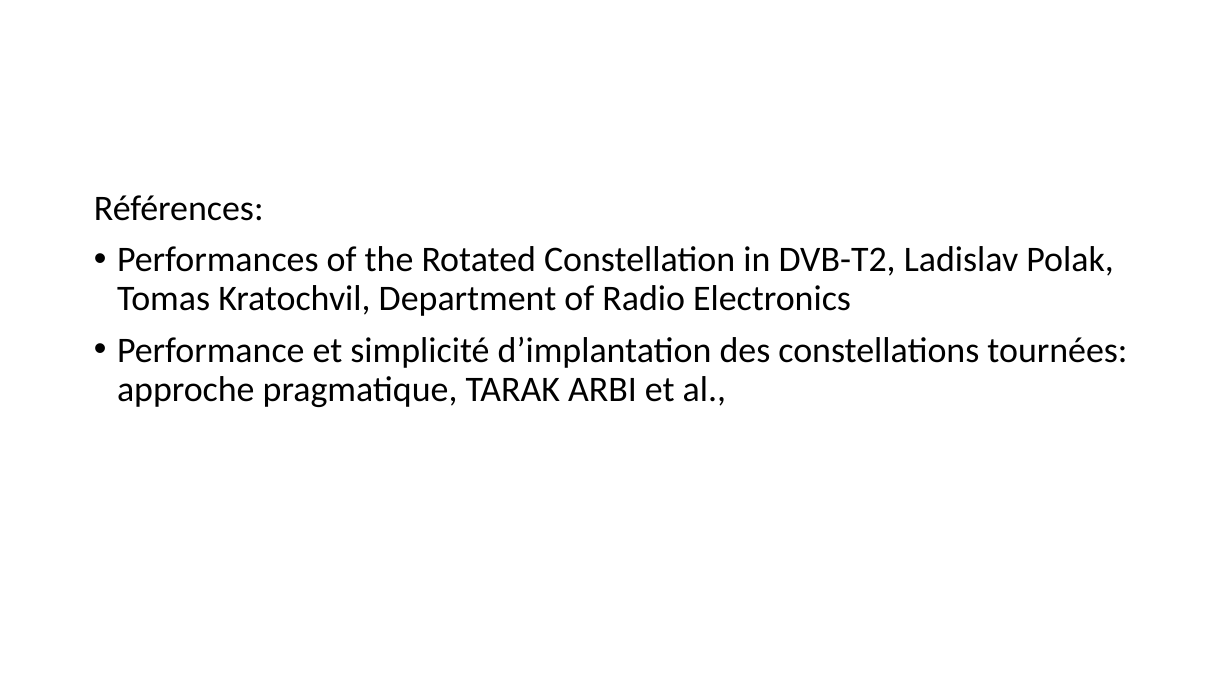
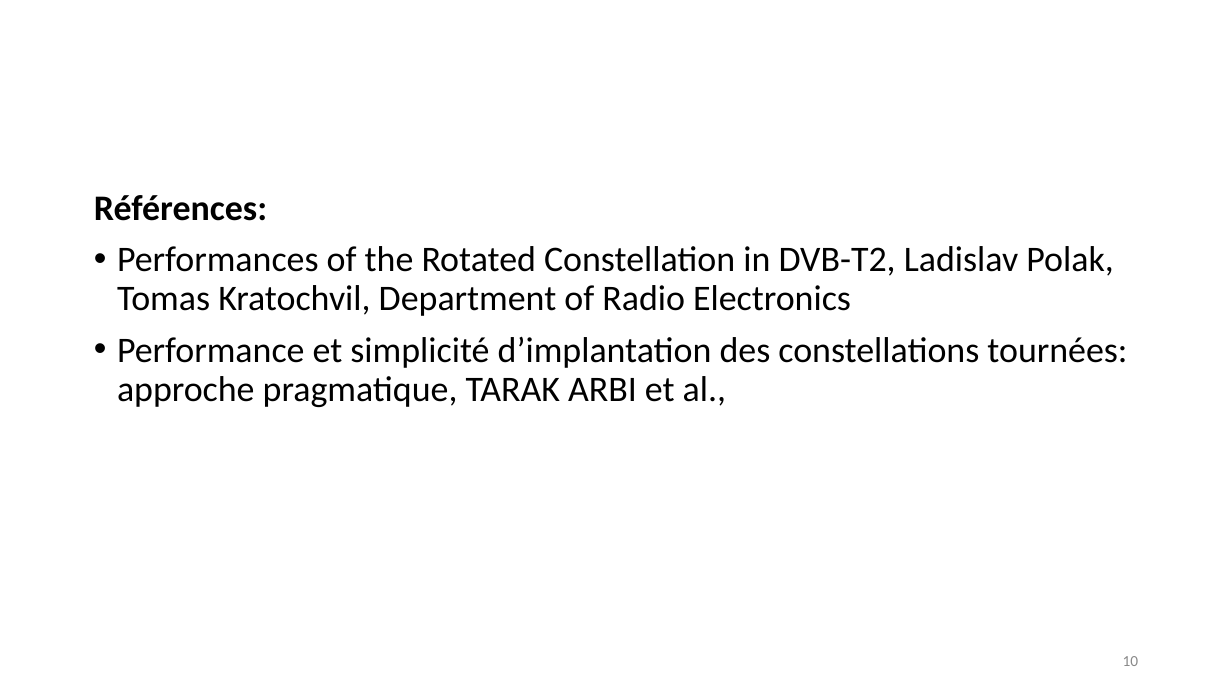
Before and after one commit to AKAKPO-Aschareel/MonMemoire, a slide deck: slide 10 of rotation_constellation.odp (slide 9 before the commit). Drawn at 1232x693 pixels with LibreOffice and Linux fonts; fonts in the diff are those of the drawing. Boxes give left, top, right and bottom in pixels: in the first picture for what was removed or moved away, otherwise in the second. Text is boxed around its words. In the diff, an @@ line names an element or a change of style, - is before the commit and + after.

```diff
--- a/rotation_constellation.odp
+++ b/rotation_constellation.odp
@@ text at box(94, 195, 267, 221): bold on in "Références:" @@
@@ page number added at box(1123, 656, 1139, 666), 12 pt, text #898989 @@
+10
```
Also in this commit, not shown: 1 other slide changed, 1 slide added, 16 other files.
